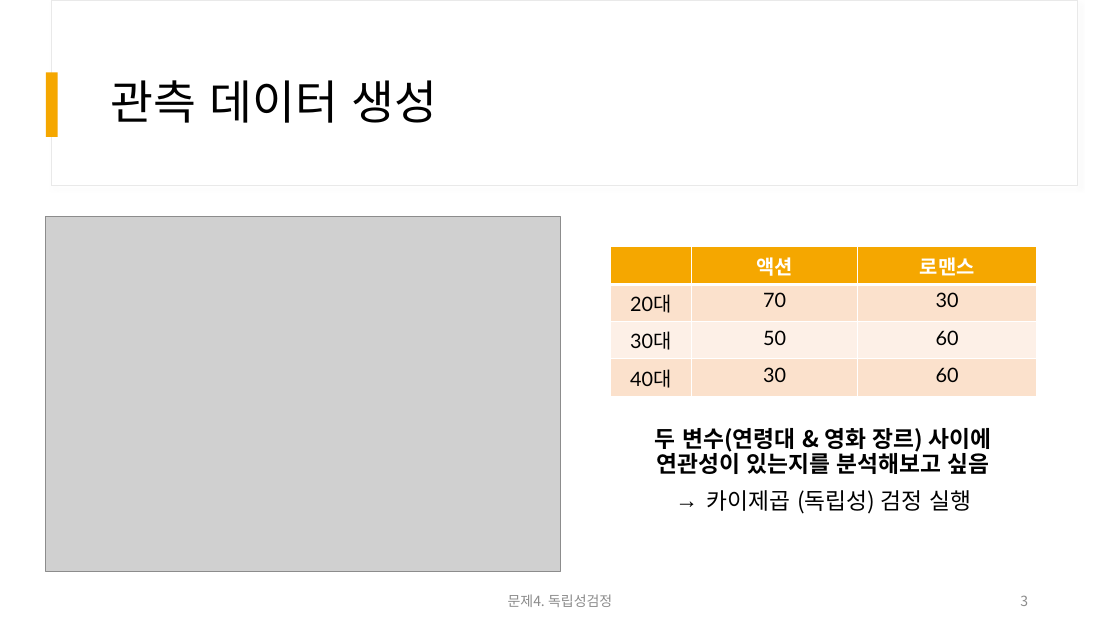
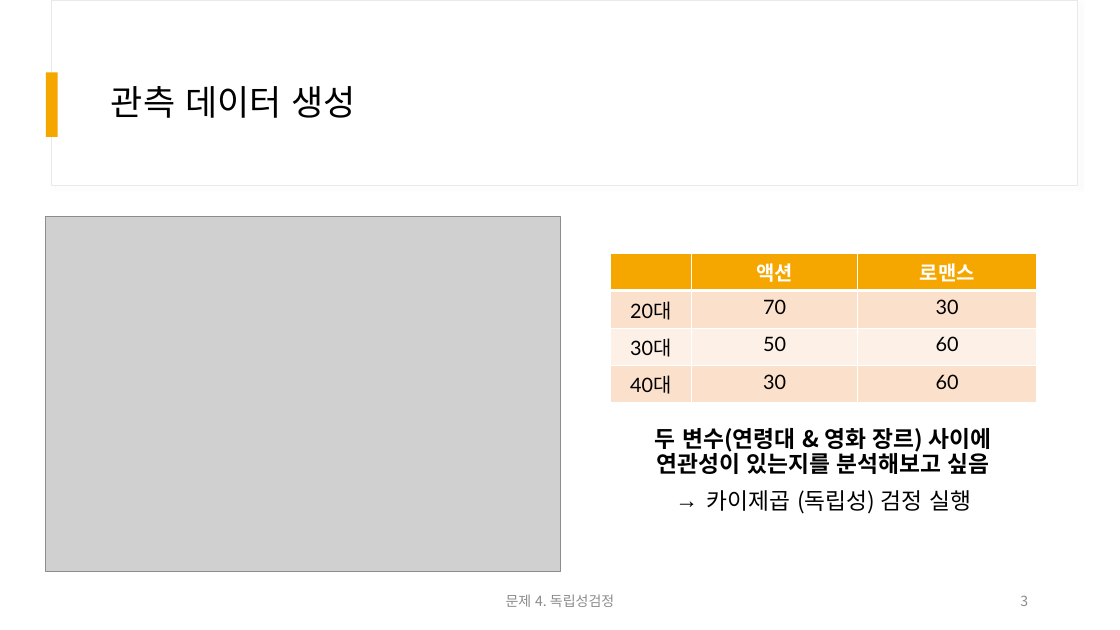
Before and after one commit to msjeonc-stack/ai-data-bootcamp, a slide deck: slide 3 of D014/문제4_발표자료(C2).pptx. Drawn at 1120x630 pixels with LibreOffice and Linux fonts; fonts in the diff are those of the drawing; grey boxes stand for pictures. Boxes give left, top, right and bottom in pixels: in the first picture for what was removed or moved away, otherwise in the second. Text is boxed around its words. In the diff, an @@ line names an element or a change of style, - is before the commit and + after.

Commit message:
D014: 데이터검정실습

```diff
--- a/D014/문제4_발표자료(C2).pptx
+++ b/D014/문제4_발표자료(C2).pptx
@@ title "관측 데이터 생성" at bbox=[111, 86, 355, 118]: size 40 to 30 pt @@
@@ table: place and size @@
-table at bbox=[610, 247, 1037, 392]
+table at bbox=[610, 254, 1037, 398]
@@ text at bbox=[506, 594, 614, 607]: spaces changed @@
-문제4. 독립성검정
+문제 4. 독립성검정
```
Also in this commit, not shown: 6 other slides changed.
